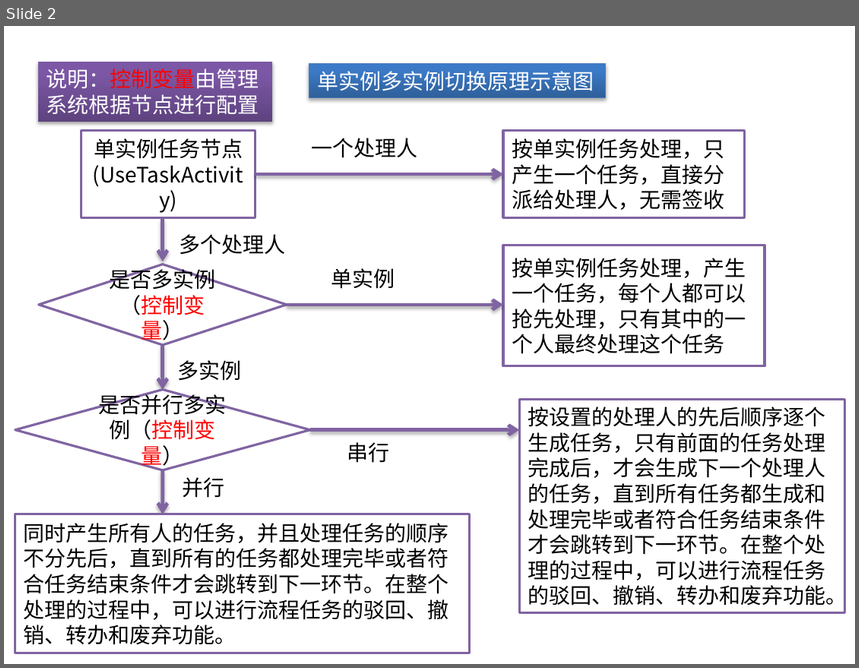
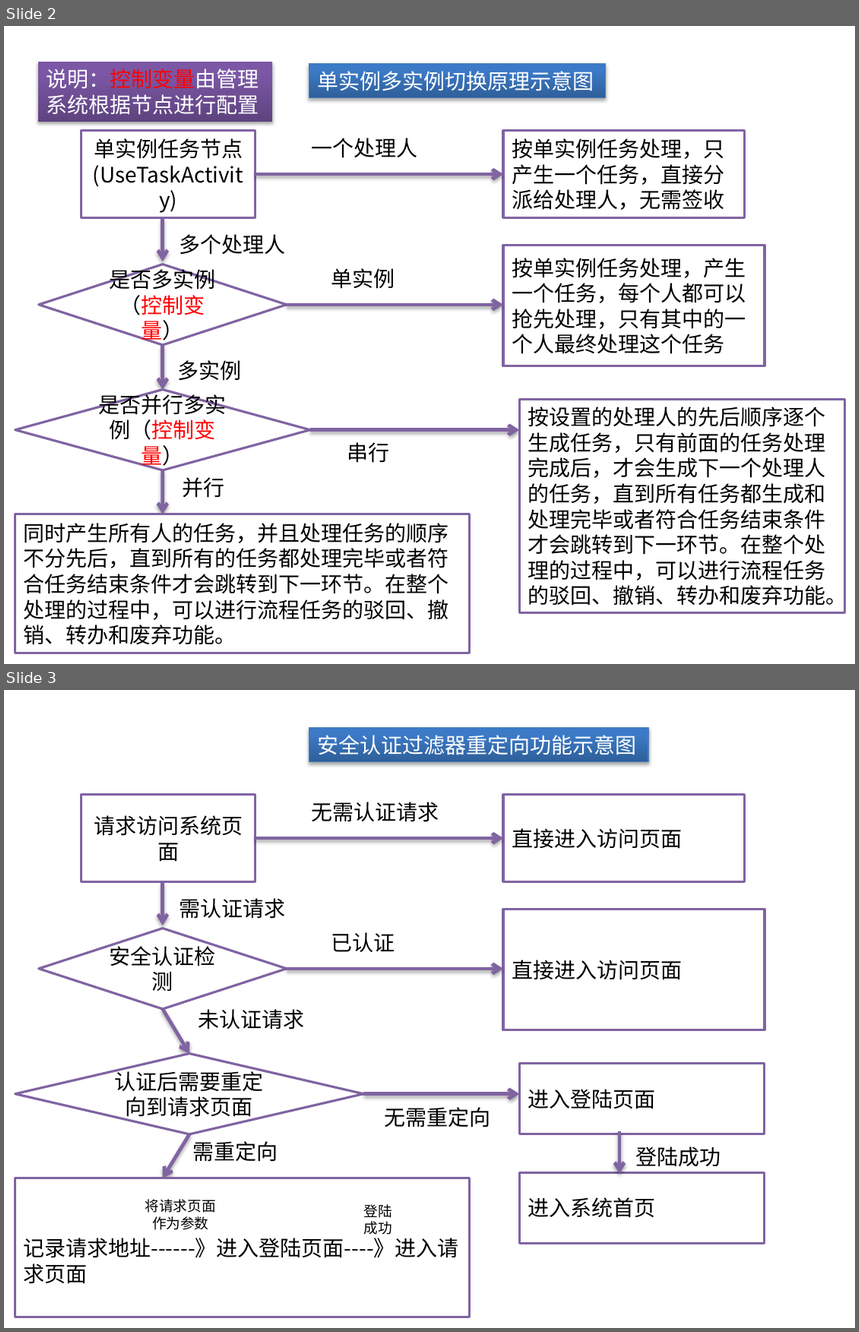
Before and after one commit to zhanght86/bboss-cms, a slide deck: 文档/单实例任务支持多实例任务原理示意图.pptx. Shown one above the other, each under a label of ours: slide 2 before the commit, slides 2 and 3 after it. The pictures are 859x668 and 859x1332 pixels, drawn with LibreOffice and Linux fonts; fonts in the diff are those of the drawing. Boxes give left, top, right and bottom in pixels: in the first picture for what was removed or moved away, otherwise in the second. Text is boxed around its words. In the diff, an @@ line names an element or a change of style, - is before the commit and + after.

Commit message:
完善map标签测试用和安全认证重定向ppt文档

```diff
--- a/文档/单实例任务支持多实例任务原理示意图.pptx
+++ b/文档/单实例任务支持多实例任务原理示意图.pptx
@@ slide 3 added at [4,690,855,1328], background #FFFFFF @@
@@ rectangle added at [309,727,648,761], fill gradient #2F5F99 to #3D7CC7 to #3A7CCB, outline #4B7EBC 0.75 pt, 18 pt, text #FFFFFF @@
+安全认证过滤器重定向功能示意图
@@ rectangle added at [82,795,256,882], fill #FFFFFF, outline #8064A2 2 pt, 18 pt, text #000000 @@
+请求访问系统页面
@@ text added at [311,802,439,822], 18 pt, text #000000 @@
+无需认证请求
@@ rectangle added at [503,795,744,882], fill #FFFFFF, outline #8064A2 2 pt, 18 pt, text #000000 @@
+直接进入访问页面
@@ arrow added from (255, 838) to (503, 838), #8064A2 3 pt @@
@@ arrow added from (162, 883) to (162, 926), #8064A2 3 pt @@
@@ text added at [179,898,285,919], 18 pt, text #000000 @@
+需认证请求
@@ rectangle added at [503,910,765,1030], fill #FFFFFF, outline #8064A2 2 pt, 18 pt, text #000000 @@
+直接进入访问页面
@@ diamond added at [39,929,287,1009], fill #FFFFFF, outline #8064A2 2 pt, 18 pt, text #000000 @@
+安全认证检测
@@ text added at [332,932,395,952], 18 pt, text #000000 @@
+已认证
@@ arrow added from (287, 969) to (503, 969), #8064A2 3 pt @@
@@ arrow added from (162, 1009) to (189, 1053), #8064A2 3 pt @@
@@ text added at [198,1009,304,1030], 18 pt, text #000000 @@
+未认证请求
@@ diamond added at [15,1053,363,1135], fill #FFFFFF, outline #8064A2 2 pt, 18 pt, text #000000 @@
+认证后需要重定向到请求页面
@@ rectangle added at [520,1064,765,1135], fill #FFFFFF, outline #8064A2 2 pt, 18 pt, text #000000 @@
+进入登陆页面
@@ arrow added from (364, 1094) to (520, 1094), #8064A2 3 pt @@
@@ text added at [384,1107,490,1128], 18 pt, text #000000 @@
+无需重定向
@@ arrow added from (189, 1135) to (162, 1179), #8064A2 3 pt @@
@@ text added at [192,1141,278,1162], 18 pt, text #000000 @@
+需重定向
@@ arrow added from (620, 1131) to (620, 1173), #8064A2 3 pt @@
@@ text added at [636,1147,721,1167], 18 pt, text #000000 @@
+登陆成功
@@ rectangle added at [15,1179,470,1317], fill #FFFFFF, outline #8064A2 2 pt, 18 pt, text #000000 @@
+记录请求地址------》进入登陆页面----》进入请求页面
@@ rectangle added at [520,1173,765,1243], fill #FFFFFF, outline #8064A2 2 pt, 18 pt, text #000000 @@
+进入系统首页
@@ text added at [145,1199,216,1230], 12 pt, text #000000 @@
+将请求页面
+作为参数
@@ text added at [363,1205,392,1235], 12 pt, text #000000 @@
+登陆
+成功
```
Also in this commit, not shown: 1 other file.
